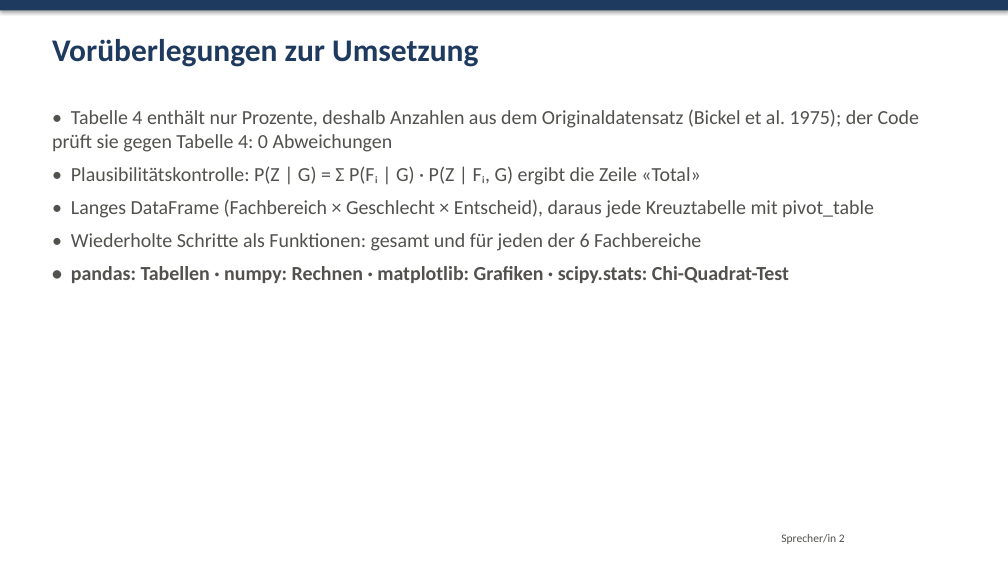
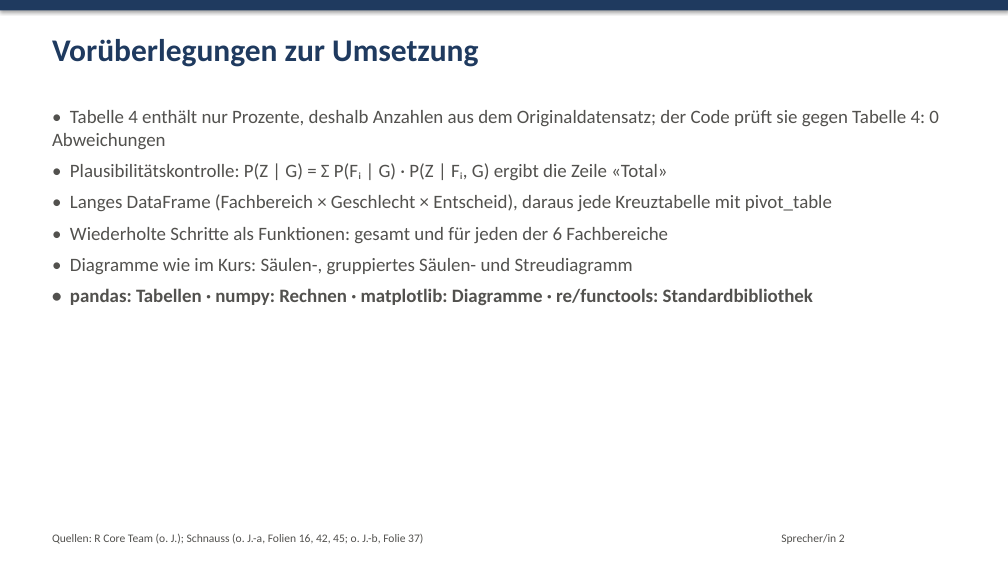
Before and after one commit to leozhaw26/statistik, a slide deck: slide 5 of vortrag4/Vortrag4_Praesentation.pptx. Drawn at 1008x567 pixels with LibreOffice and Linux fonts; fonts in the diff are those of the drawing. Boxes give left, top, right and bottom in pixels: in the first picture for what was removed or moved away, otherwise in the second. Text is boxed around its words. In the diff, an @@ line names an element or a change of style, - is before the commit and + after.

```diff
--- a/vortrag4/Vortrag4_Praesentation.pptx
+++ b/vortrag4/Vortrag4_Praesentation.pptx
@@ text at box(52, 110, 939, 149): text changed; size 19 to 18 pt @@
-• Tabelle 4 enthält nur Prozente, deshalb Anzahlen aus dem Originaldatensatz (Bickel et al. 1975); der Code prüft sie gegen Tabelle 4: 0 Abweichungen
+• Tabelle 4 enthält nur Prozente, deshalb Anzahlen aus dem Originaldatensatz; der Code prüft sie gegen Tabelle 4: 0 Abweichungen
@@ text at box(70, 163, 832, 243): size 19 to 18 pt in "• Plausibilitätskontrolle: P(Z | G) = Σ ...", "• Langes DataFrame (Fachbereich × Geschlecht × ...", "• Wiederholte Schritte als Funktionen: gesamt und ..." @@
@@ text at box(70, 258, 813, 305): text changed; size 19 to 18 pt @@
-• pandas: Tabellen · numpy: Rechnen · matplotlib: Grafiken · scipy.stats: Chi-Quadrat-Test
+• Diagramme wie im Kurs: Säulen-, gruppiertes Säulen- und Streudiagramm
+• pandas: Tabellen · numpy: Rechnen · matplotlib: Diagramme · re/functools: Standardbibliothek
@@ text added at box(52, 534, 423, 544), 11 pt, text #52514E @@
+Quellen: R Core Team (o. J.); Schnauss (o. J.-a, Folien 16, 42, 45; o. J.-b, Folie 37)
```
Also in this commit, not shown: 10 other slides changed, 6 other files.
